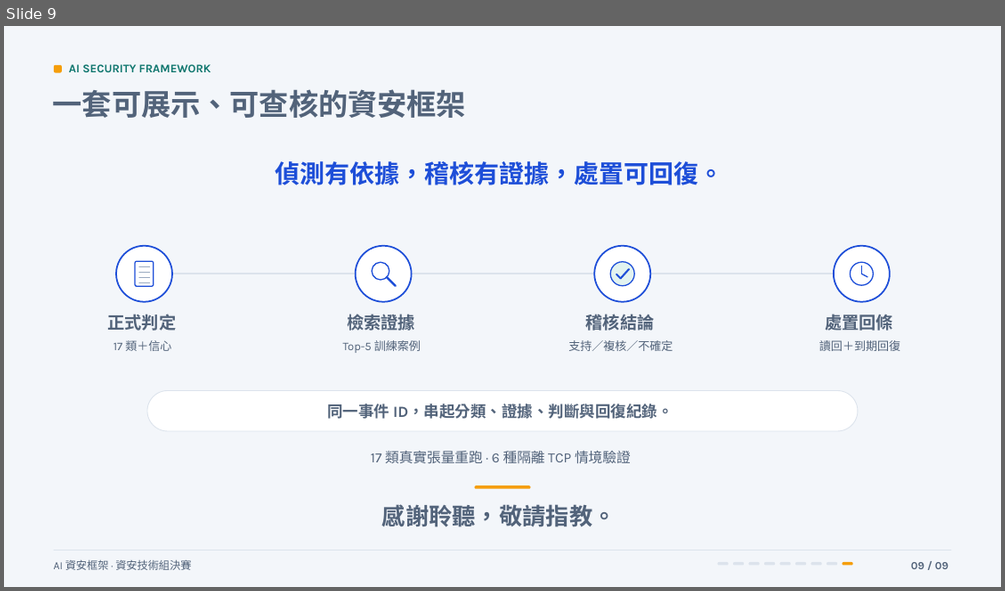
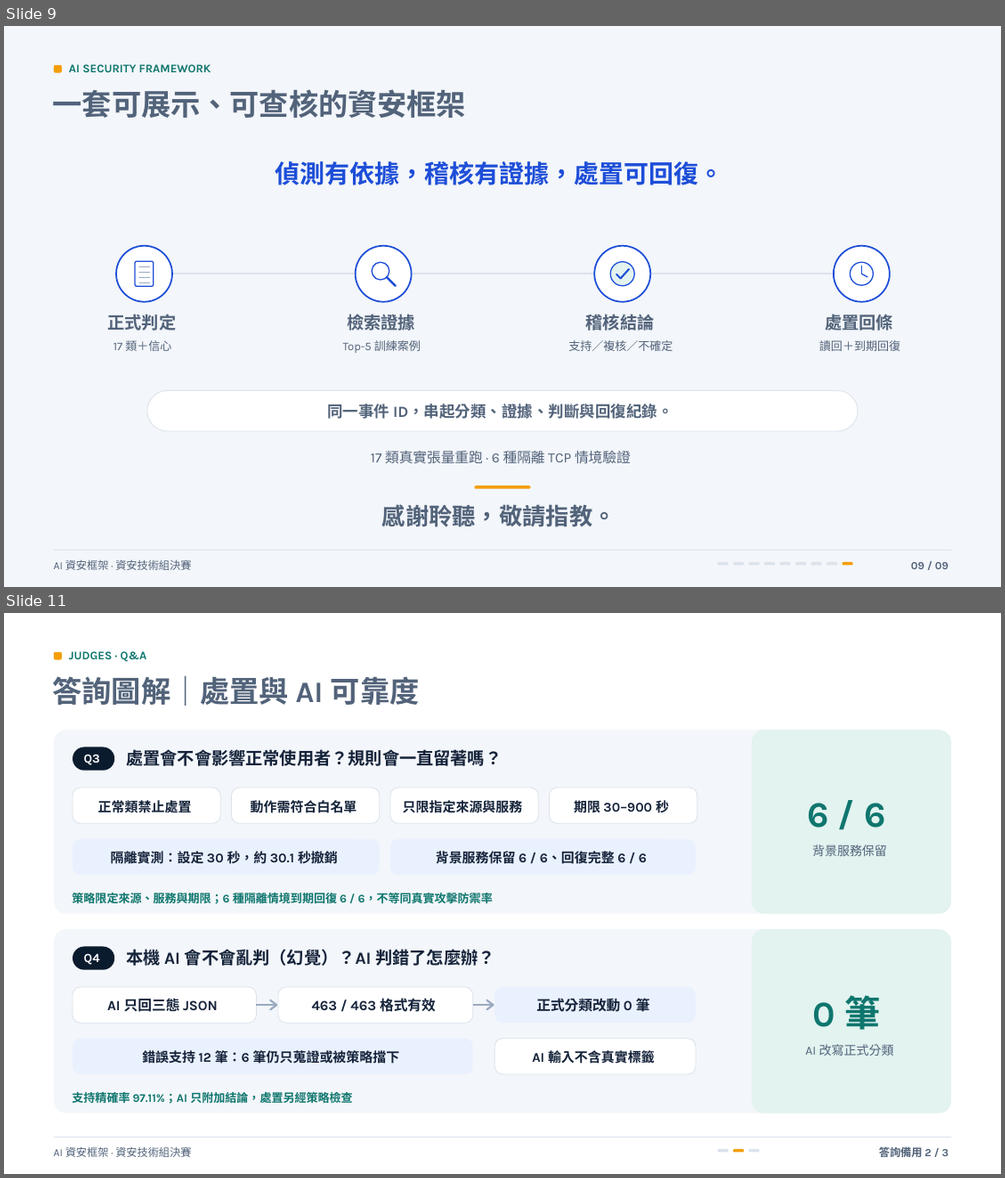
Before and after one commit to Lily09-project/innoserve-competition, a slide deck: deliverables/決賽簡報_AI資安框架.pptx. Shown one above the other, each under a label of ours: slide 9 before the commit, slides 9 and 11 after it; the slides between them are not shown. The pictures are 1005x591 and 1005x1178 pixels, drawn with LibreOffice and Linux fonts; fonts in the diff are those of the drawing. Boxes give left, top, right and bottom in pixels: in the first picture for what was removed or moved away, otherwise in the second. Text is boxed around its words. In the diff, an @@ line names an element or a change of style, - is before the commit and + after.

```diff
--- a/deliverables/決賽簡報_AI資安框架.pptx
+++ b/deliverables/決賽簡報_AI資安框架.pptx
@@ slide 11 added at [4,613,1001,1174], background #FFFFFF @@
@@ rounded rectangle added at [54,652,62,659], fill #F59E0B @@
@@ text added at [69,651,147,662], 11.2 pt, text #0F766E, bold @@
+JUDGES · Q&A
@@ text added at [53,675,420,706], 28.5 pt, text #52637A, bold @@
+答詢圖解｜處置與 AI 可靠度
@@ group added at [54,730,952,1113]: 21 texts, 17 rounded rectangles, 4 freeform shapes @@
+Q3
+處置會不會影響正常使用者？規則會一直留著嗎？
+正常類禁止處置
+動作需符合白名單
+只限指定來源與服務
+期限 30–900 秒
+隔離實測：設定 30 秒，約 30.1 秒撤銷
+背景服務保留 6 / 6、回復完整 6 / 6
+策略限定來源、服務與期限；6 種隔離情境到期回復 6 / 6，不等同真實攻擊防禦率
+6 / 6
+背景服務保留
+Q4
+本機 AI 會不會亂判（幻覺）？AI 判錯了怎麼辦？
+AI 只回三態 JSON
+463 / 463 格式有效
+正式分類改動 0 筆
+錯誤支持 12 筆：6 筆仍只蒐證或被策略擋下
+AI 輸入不含真實標籤
+支持精確率 97.11%；AI 只附加結論，處置另經策略檢查
+0 筆
+AI 改寫正式分類
@@ group added at [54,1136,952,1157]: 3 rounded rectangles, 2 texts, 1 freeform shape @@
+AI 資安框架 · 資安技術組決賽
+答詢備用 2 / 3
```
Also in this commit, not shown: 1 slide changed, 2 other slides added, 3 slides removed, 19 other files.
